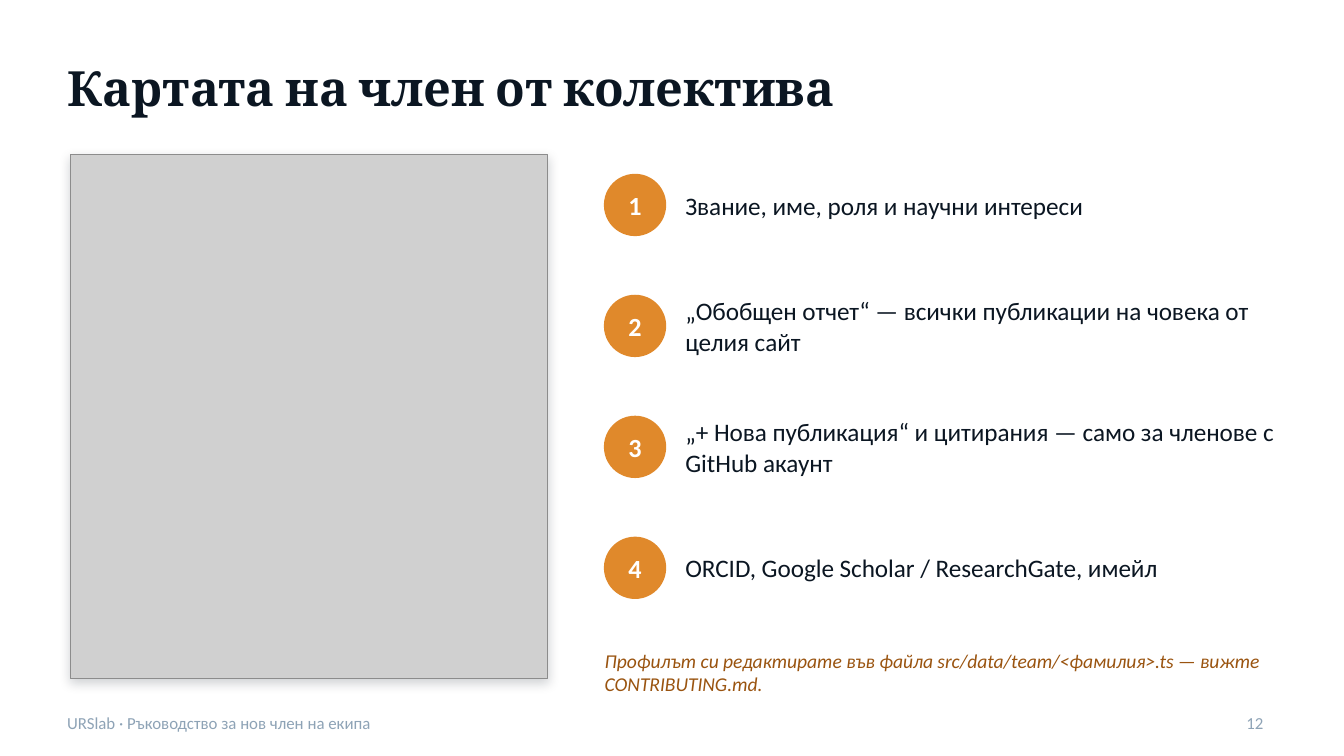
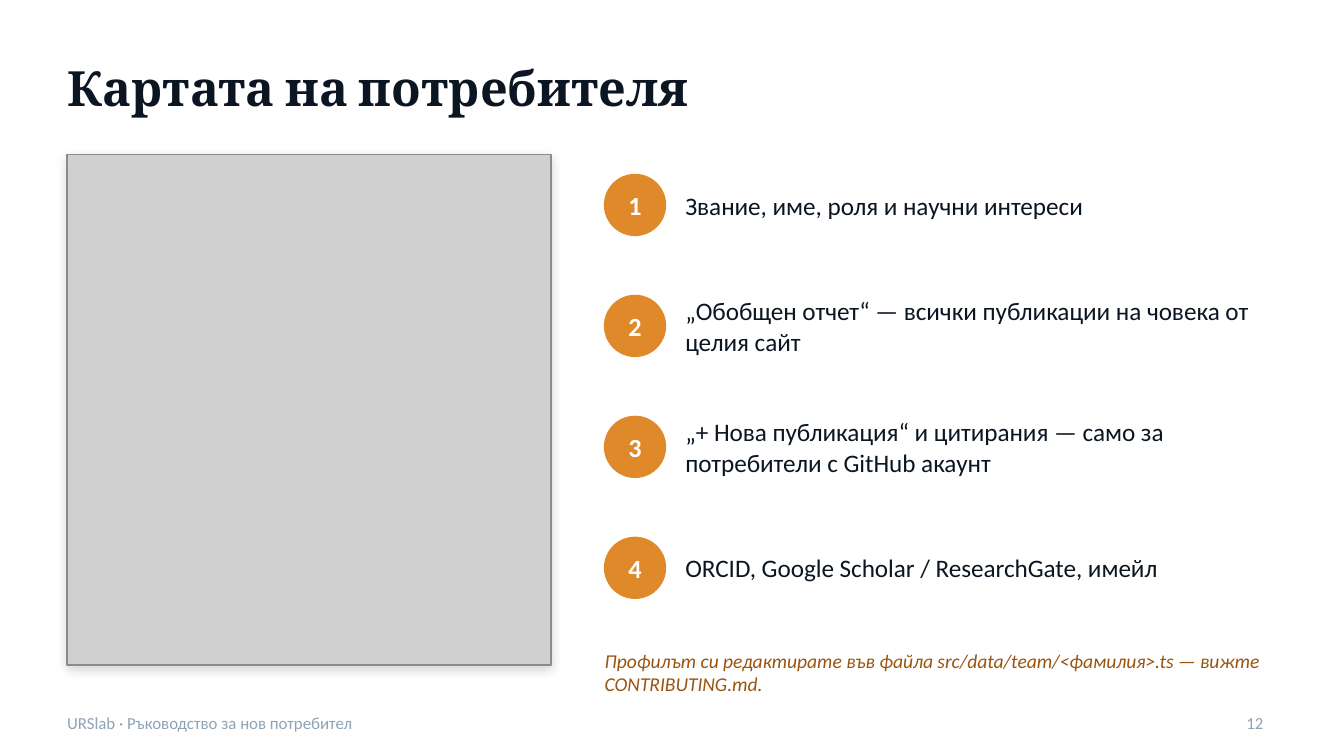
Before and after one commit to urslab-irbas/urslab-site, a slide deck: slide 12 of public/docs/URSlab-rakovodstvo.pptx. Drawn at 1344x756 pixels with LibreOffice and Linux fonts; fonts in the diff are those of the drawing; grey boxes stand for pictures. Boxes give left, top, right and bottom in pixels: in the first picture for what was removed or moved away, otherwise in the second. Text is boxed around its words. In the diff, an @@ line names an element or a change of style, - is before the commit and + after.

```diff
--- a/public/docs/URSlab-rakovodstvo.pptx
+++ b/public/docs/URSlab-rakovodstvo.pptx
@@ title at bbox=[67, 68, 688, 118]: text changed @@
-Картата на член от колектива
+Картата на потребителя
@@ picture: place and size @@
-picture at bbox=[70, 155, 547, 679]
+picture at bbox=[67, 155, 551, 665]
@@ rectangle: place and size @@
-rectangle at bbox=[70, 155, 547, 679]
+rectangle at bbox=[67, 155, 551, 665]
@@ text at bbox=[685, 423, 1164, 476]: text changed @@
-„+ Нова публикация“ и цитирания — само за членове с GitHub акаунт
+„+ Нова публикация“ и цитирания — само за потребители с GitHub акаунт
@@ text at bbox=[67, 717, 352, 732]: text changed @@
-URSlab · Ръководство за нов член на екипа
+URSlab · Ръководство за нов потребител
```
Also in this commit, not shown: 16 other slides changed, 1 slide added, 27 other files.
